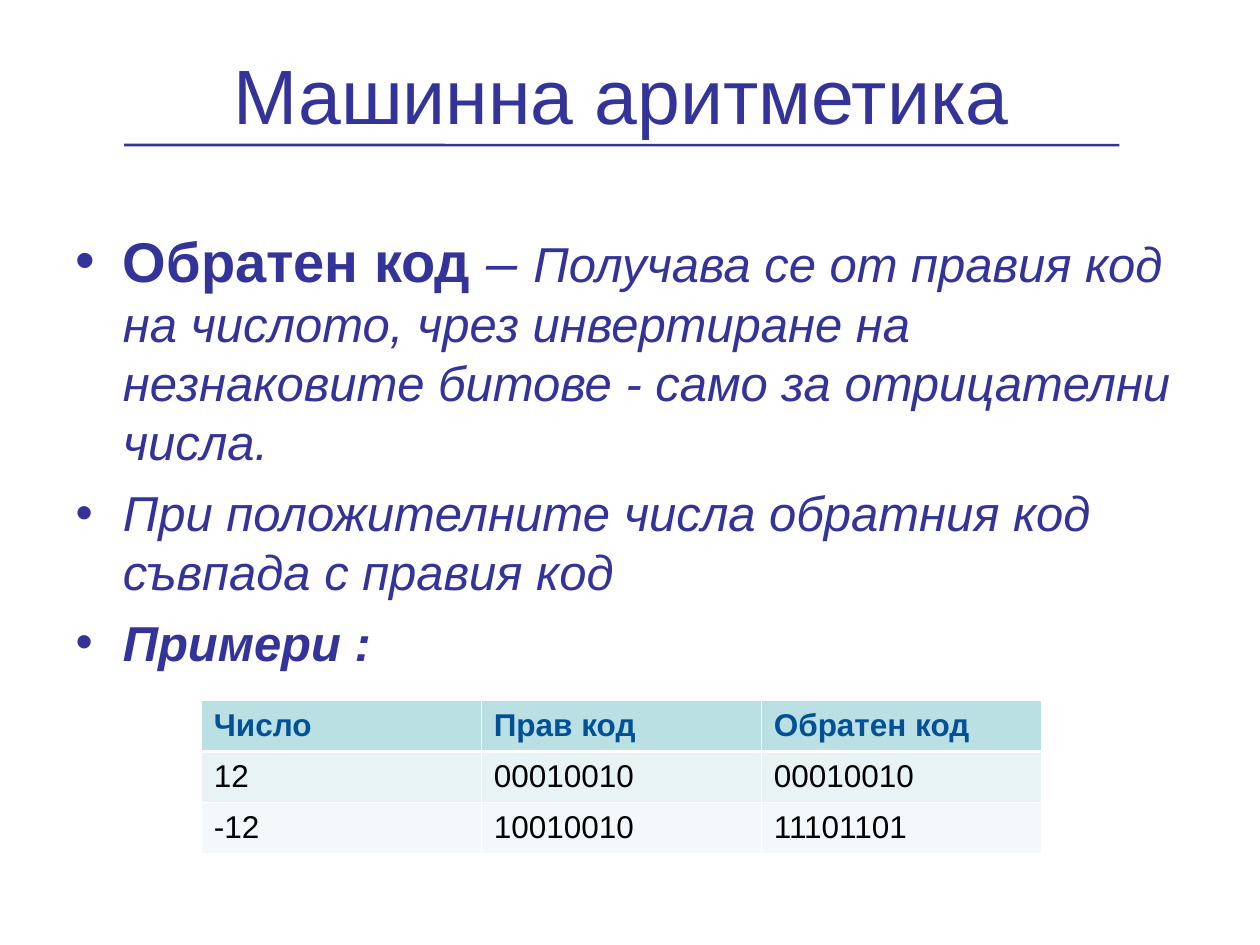
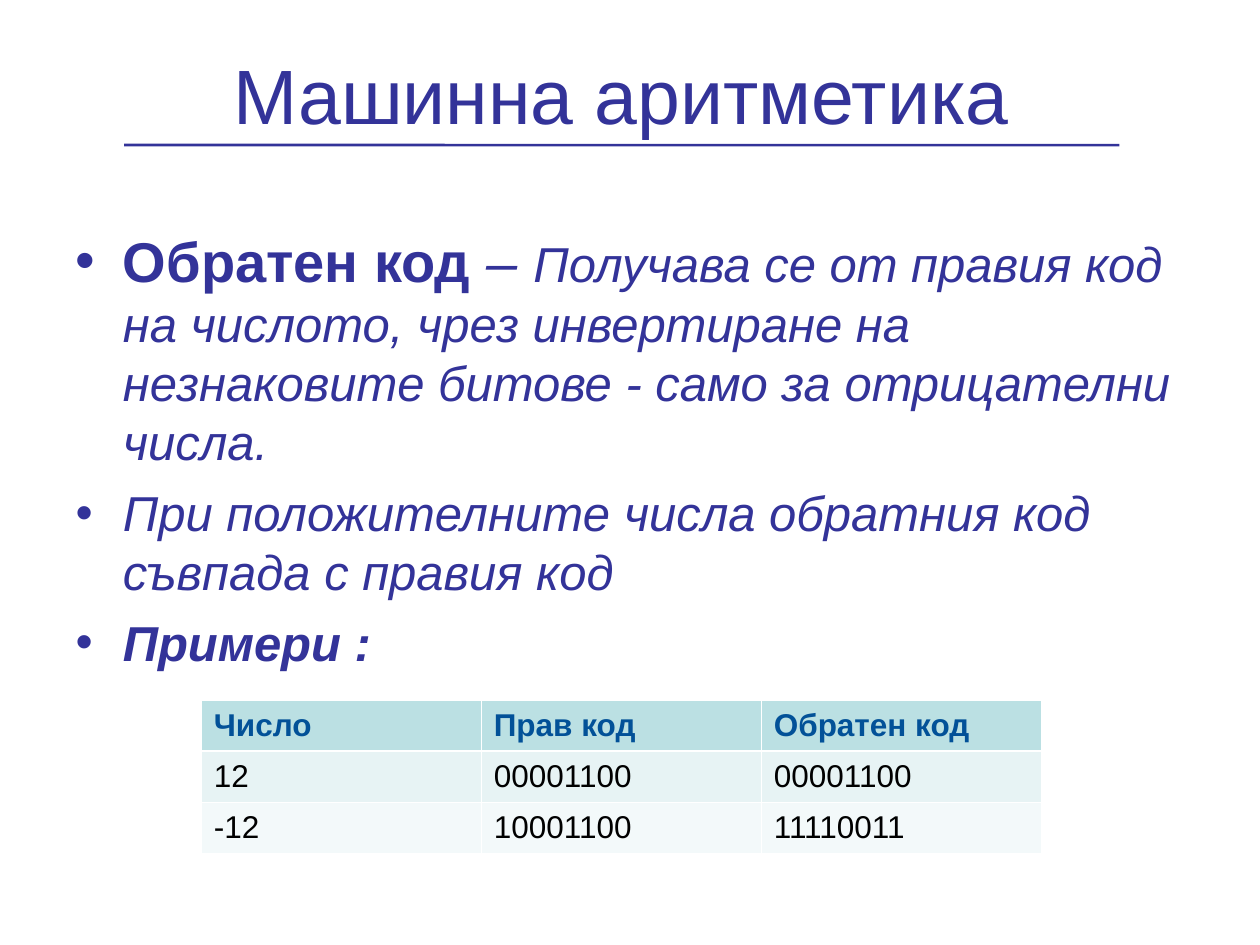
Before and after one commit to vpeevski/academy, a slide deck: slide 12 of Presentations/NumericalSystems/PredstavqneNaChislata.ppt (slide 11 before the commit). Drawn at 1260x945 pixels with LibreOffice and Linux fonts; fonts in the diff are those of the drawing; background and template pictures are left out. Boxes give left, top, right and bottom in pixels: in the first picture for what was removed or moved away, otherwise in the second. Text is boxed around its words. In the diff, an @@ line names an element or a change of style, - is before the commit and + after.

```diff
--- a/Presentations/NumericalSystems/PredstavqneNaChislata.ppt
+++ b/Presentations/NumericalSystems/PredstavqneNaChislata.ppt
@@ table at (202, 701, 1041, 853) @@
-row 2, column 2: 00010010
+row 2, column 2: 00001100
-row 2, column 3: 00010010
+row 2, column 3: 00001100
-row 3, column 2: 10010010
+row 3, column 2: 10001100
-row 3, column 3: 11101101
+row 3, column 3: 11110011
```
Also in this commit, not shown: 2 other slides changed, 3 slides added.
